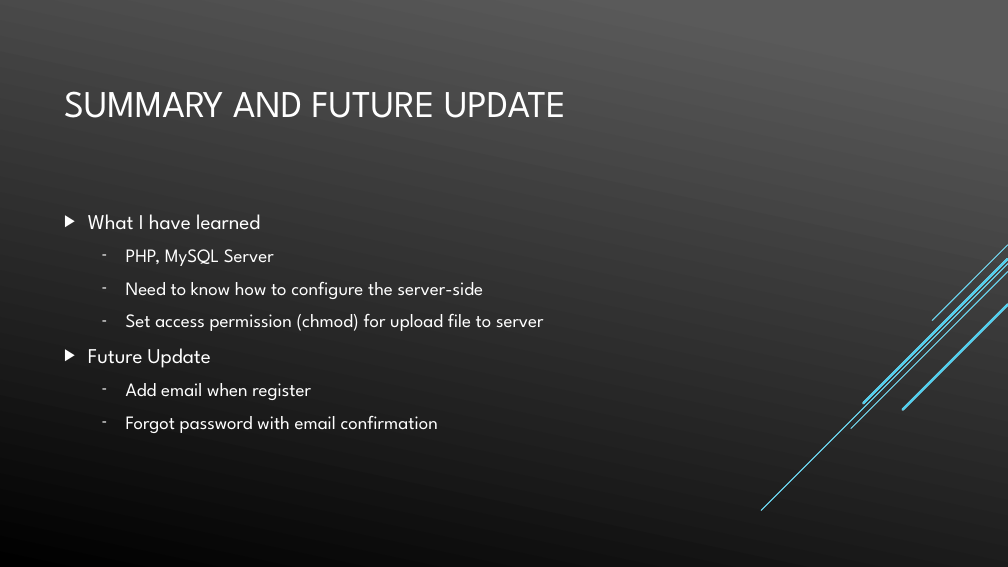
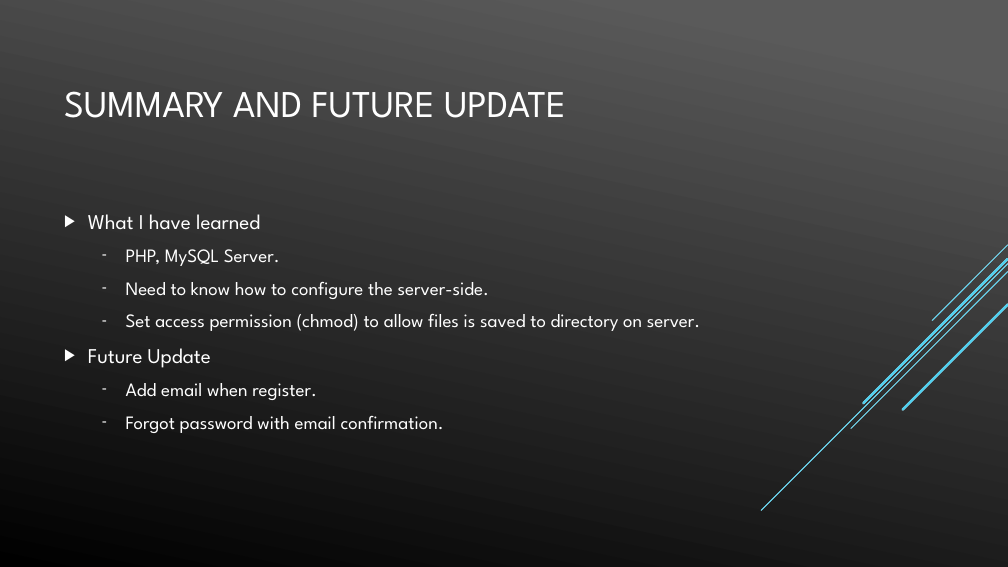
Before and after one commit to vdc1703/COMP5130F2018, a slide deck: slide 13 of Final-Powerpoint/Final.pptx. Drawn at 1008x567 pixels with LibreOffice and Linux fonts; fonts in the diff are those of the drawing. Boxes give left, top, right and bottom in pixels: in the first picture for what was removed or moved away, otherwise in the second. Text is boxed around its words. In the diff, an @@ line names an element or a change of style, - is before the commit and + after.

```diff
--- a/Final-Powerpoint/Final.pptx
+++ b/Final-Powerpoint/Final.pptx
@@ text at (126, 249, 701, 331): text changed @@
-  – PHP, MySQL Server
-  – Need to know how to configure the server-side
-  – Set access permission (chmod) for upload file to server
+  – PHP, MySQL Server.
+  – Need to know how to configure the server-side.
+  – Set access permission (chmod) to allow files is saved to directory on server.
@@ text at (126, 383, 444, 433): text changed @@
-  – Add email when register
-  – Forgot password with email confirmation
+  – Add email when register.
+  – Forgot password with email confirmation.
```
Also in this commit, not shown: 5 other slides changed, 4 other files.
